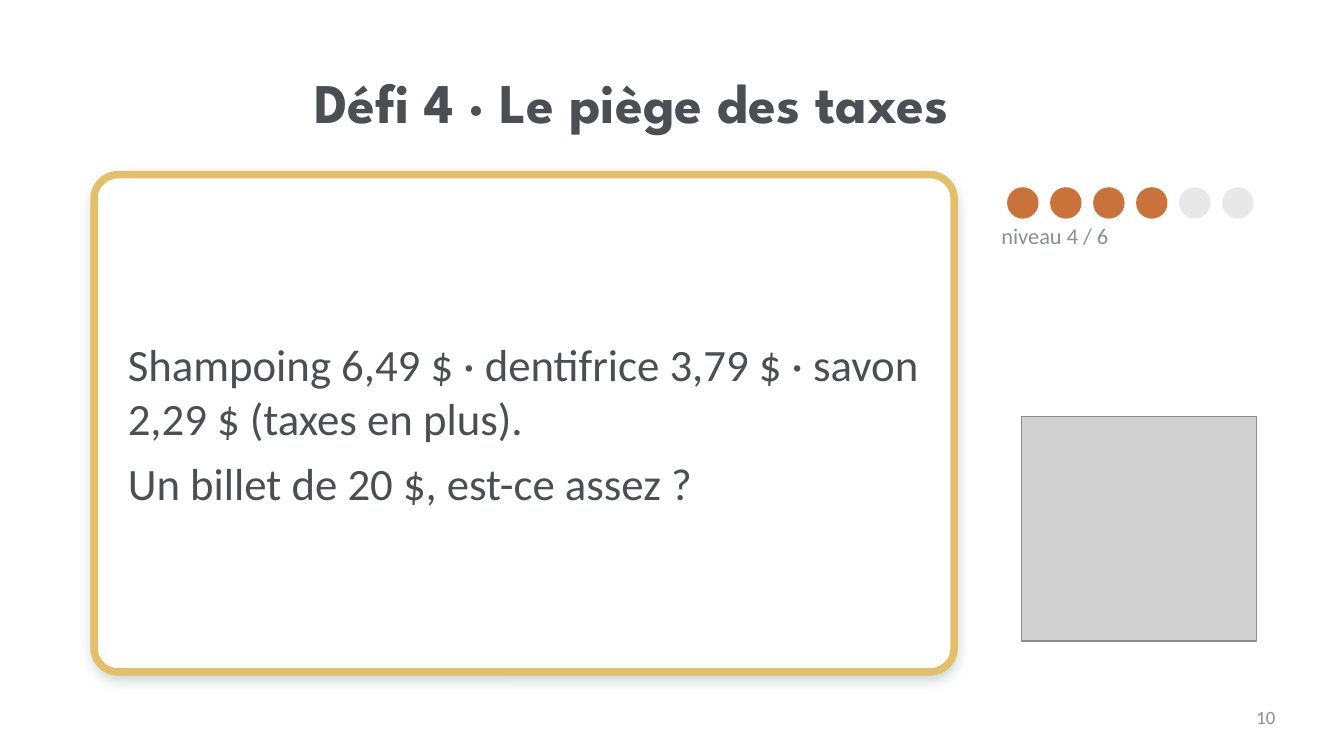
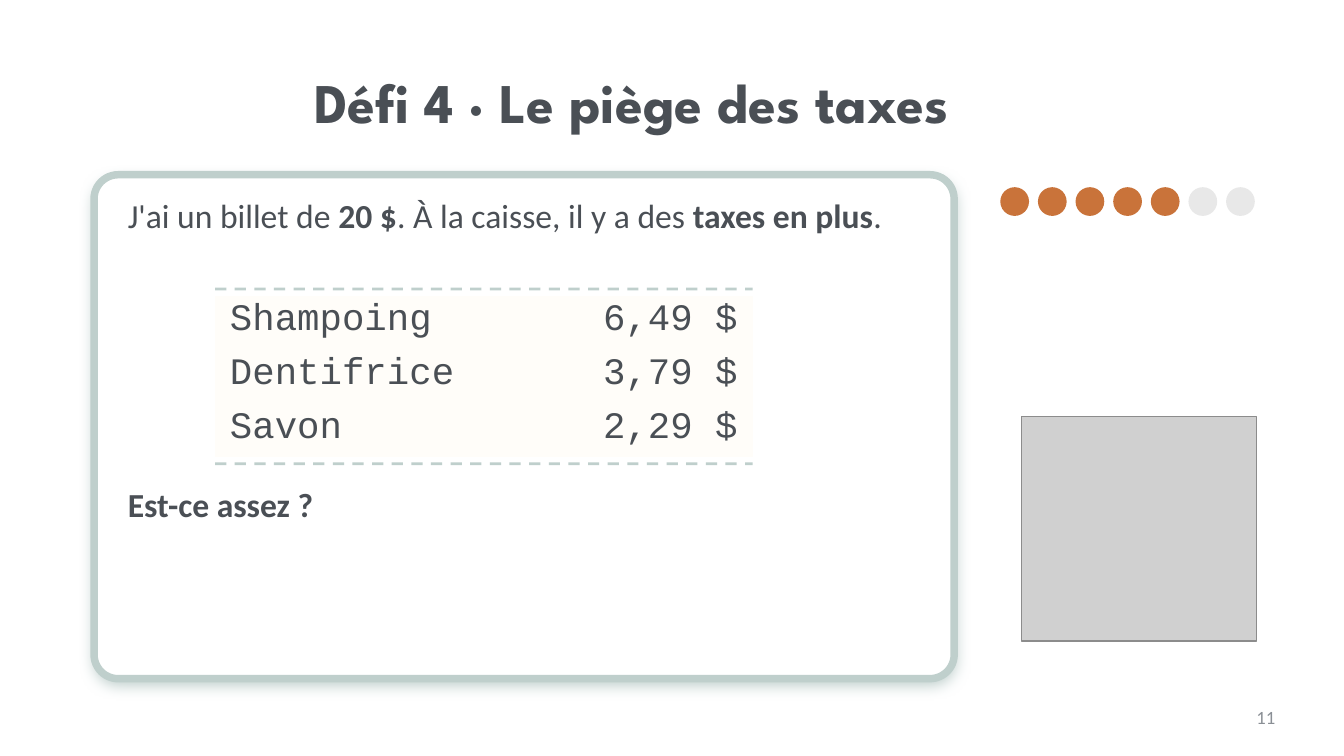
Before and after one commit to isabellepedneault111-ai/Chat-, a slide deck: slide 11 of PPS_Consommation_Hub_Teams/Lecons/2026-10-13_Mardi_Estimer-Besoins-Desirs/1_Diaporama_Grand-groupe.pptx (slide 10 before the commit). Drawn at 1344x756 pixels with LibreOffice and Linux fonts; fonts in the diff are those of the drawing; grey boxes stand for pictures; background and template pictures are left out. Boxes give left, top, right and bottom in pixels: in the first picture for what was removed or moved away, otherwise in the second. Text is boxed around its words. In the diff, an @@ line names an element or a change of style, - is before the commit and + after.

```diff
--- a/PPS_Consommation_Hub_Teams/Lecons/2026-10-13_Mardi_Estimer-Besoins-Desirs/1_Diaporama_Grand-groupe.pptx
+++ b/PPS_Consommation_Hub_Teams/Lecons/2026-10-13_Mardi_Estimer-Besoins-Desirs/1_Diaporama_Grand-groupe.pptx
@@ rounded rectangle: place and size @@
-rounded rectangle at [94,175,954,672]
+rounded rectangle at [94,175,954,679]
@@ rounded rectangle at [94,175,954,679]: proportions changed @@
@@ rounded rectangle: place and size @@
-rounded rectangle at [94,175,954,672]
+rounded rectangle at [94,175,954,679]
@@ rounded rectangle at [94,175,954,679]: outline #E3BF6A 4 pt to #BFCFCC 4 pt; proportions changed @@
@@ text added at [128,201,881,234], 18 pt, text #4A4F55 @@
+J'ai un billet de 20 $. À la caisse, il y a des taxes en plus.
@@ ellipse: place and size @@
-ellipse at [1008,188,1038,218]
+ellipse at [1001,188,1028,215]
@@ ellipse: place and size @@
-ellipse at [1051,188,1081,218]
+ellipse at [1039,188,1066,215]
@@ ellipse added at [1077,188,1103,215], fill #C9733A, outline #C9733A 1 pt @@
@@ ellipse: place and size @@
-ellipse at [1094,188,1124,218]
+ellipse at [1114,188,1141,215]
@@ ellipse: place and size @@
-ellipse at [1137,188,1167,218]
+ellipse at [1152,188,1179,215]
@@ ellipse: place and size @@
-ellipse at [1180,188,1210,218]
+ellipse at [1189,188,1216,215]
@@ ellipse: place and size @@
-ellipse at [1223,188,1253,218]
+ellipse at [1227,188,1254,215]
@@ text removed at [1001,228,1108,244] @@
-niveau 4 / 6
@@ table added at [215,296,753,449], 3 rows, 2 columns @@
+Shampoing | 6,49 $
+Dentifrice | 3,79 $
+Savon | 2,29 $
@@ line added from (215, 289) to (753, 289), #BFCFCC 1.5 pt dashed @@
@@ text removed at [128,350,918,501] @@
-Shampoing 6,49 $ · dentifrice 3,79 $ · savon 2,29 $ (taxes en plus).
-Un billet de 20 $, est-ce assez ?
@@ line added from (215, 464) to (753, 464), #BFCFCC 1.5 pt dashed @@
@@ text added at [128,495,290,518], 18 pt, text #4A4F55, bold @@
+Est-ce assez ?
@@ page number at [1256,712,1275,724]: text changed @@
-10
+11
```
Also in this commit, not shown: 17 other slides changed, 6 slides added, 4 slides removed, 15 other files.
